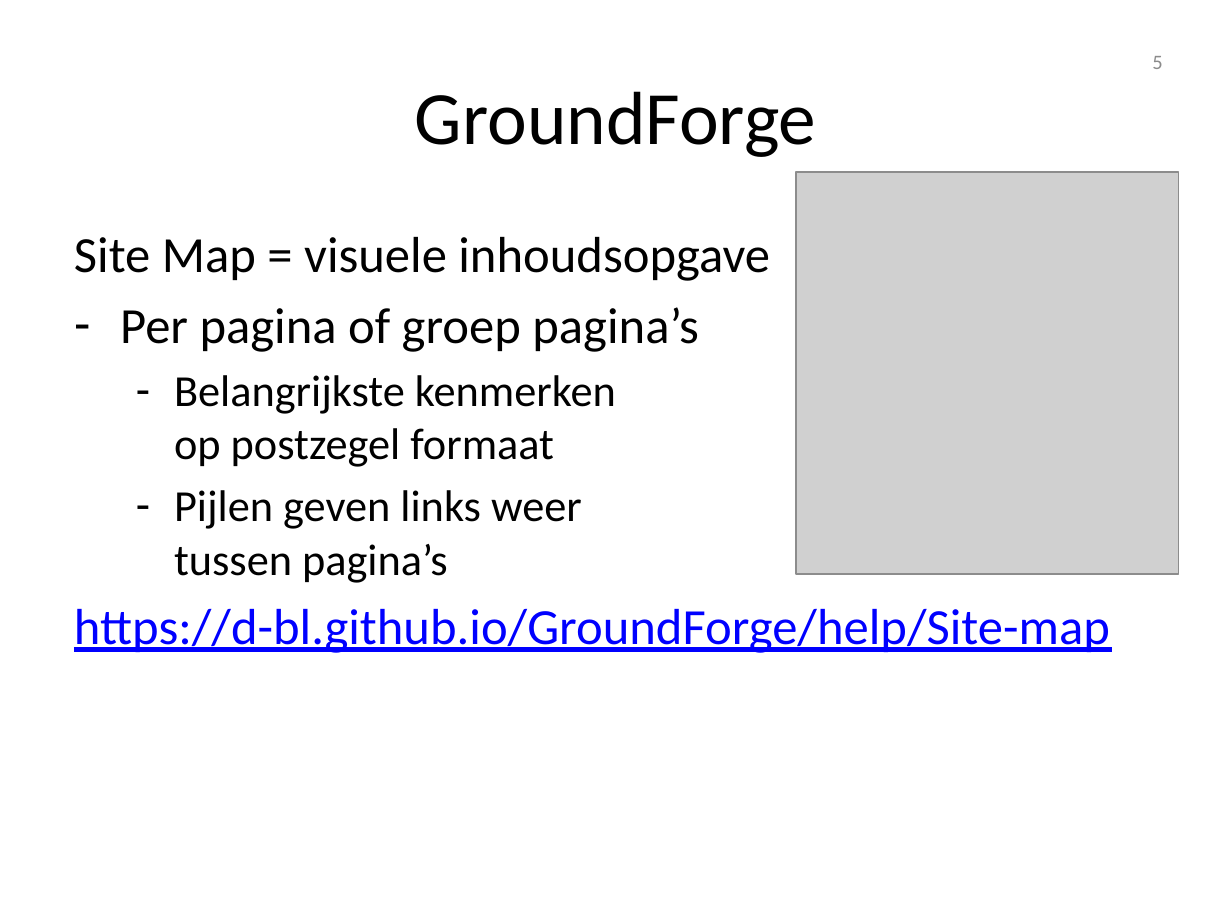
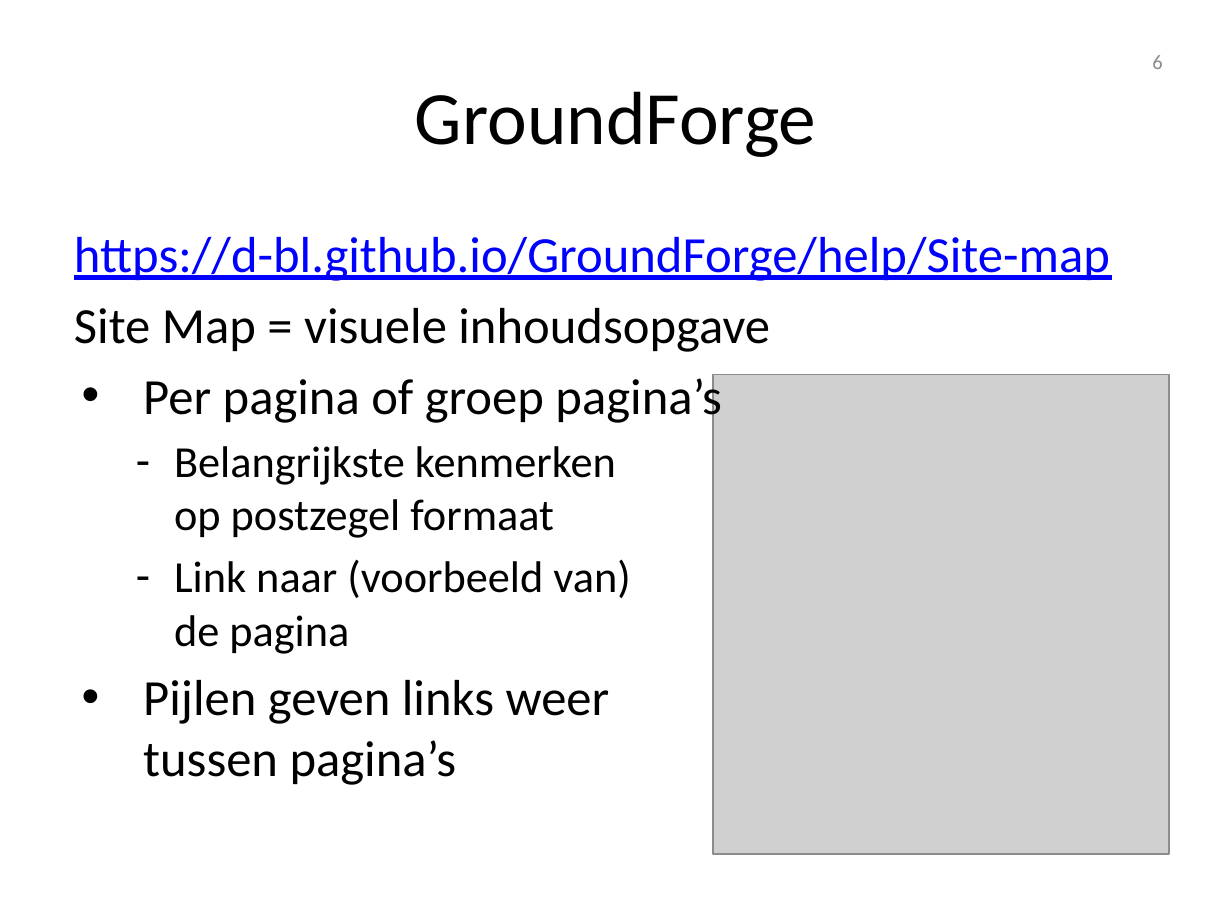
Before and after one commit to d-bl/GroundForge-help, a slide deck: slide 6 of docs/help/NL.pptx (slide 5 before the commit). Drawn at 1232x924 pixels with LibreOffice and Linux fonts; fonts in the diff are those of the drawing; grey boxes stand for pictures; background and template pictures are left out. Boxes give left, top, right and bottom in pixels: in the first picture for what was removed or moved away, otherwise in the second. Text is boxed around its words. In the diff, an @@ line names an element or a change of style, - is before the commit and + after.

Commit message:
a new slide for the help page side bar

```diff
--- a/docs/help/NL.pptx
+++ b/docs/help/NL.pptx
@@ page number at (1152,55,1162,69): text changed @@
-5
+6
@@ text at (74,237,1110,281): paragraph added @@
+https://d-bl.github.io/GroundForge/help/Site-map
@@ text at (143,374,722,785): size 25.9 to 29.6 pt in "Pijlen geven links weer tussen pagina’s"; bullet - to •; list level 2 to 1 in "Pijlen geven links weer tussen ..." @@
@@ picture: place and size @@
-picture at (796,172,1179,574)
+picture at (713,375,1169,854)
@@ text at (174,559,630,654): paragraph added @@
+  – Link naar (voorbeeld van)
+    de pagina
@@ text at (74,609,1110,653): paragraph removed @@
-https://d-bl.github.io/GroundForge/help/Site-map
```
Also in this commit, not shown: 5 other slides changed, 1 slide added, 1 other file.
